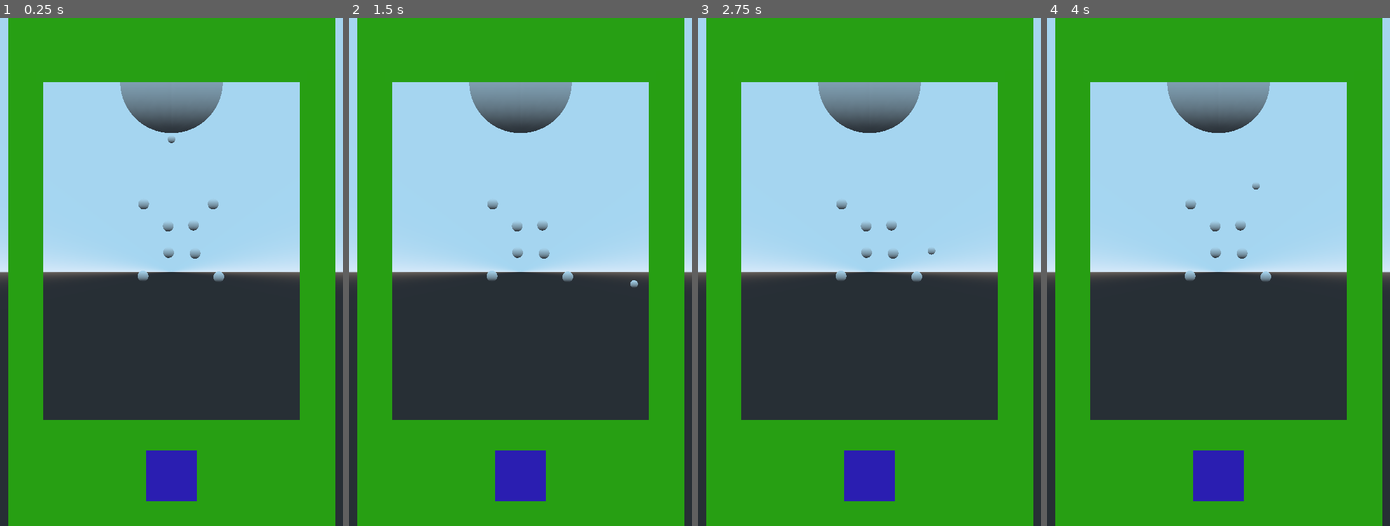
Above: before the commit, frames 1-4 (left to right).
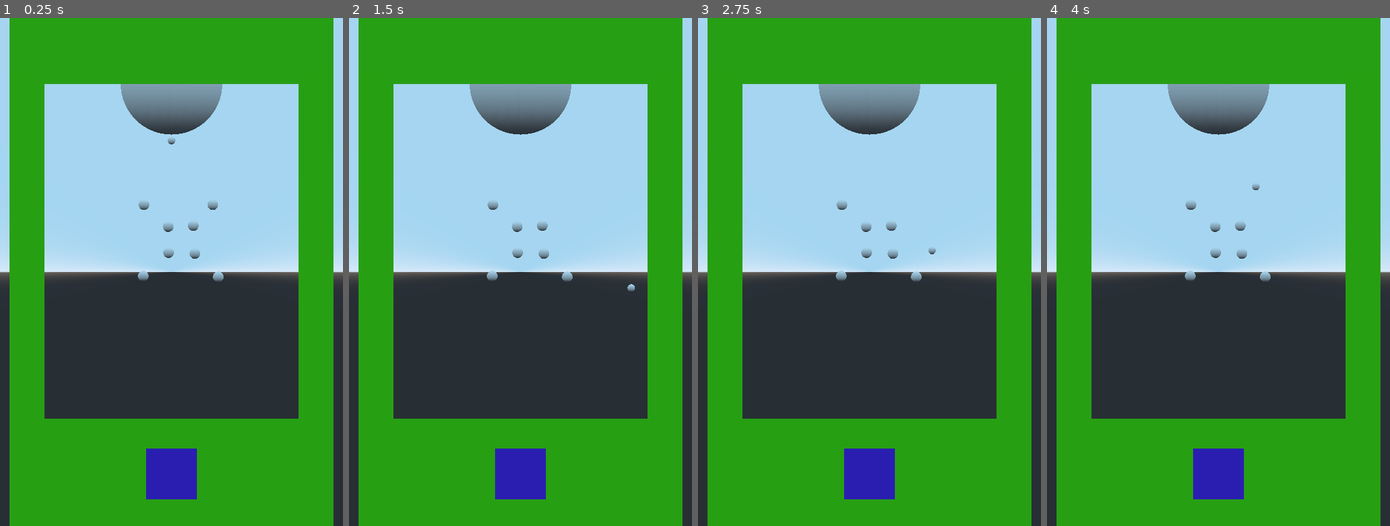
Above: after the commit, the same moments.

Repository: beothorn/librethrow
Game: Godot game, scene res://playStage/PlayStage.tscn
Two runs of this game, one before a commit and one after it. Both use one fixed random seed, a clock stepped at 60 frames per second and the inputs below.
Inputs (mouse positions are in pixels of both pictures, inside the frame that each line leads up to):
- Up to frame 1 (0.25 s): no input
- Up to frame 2 (1.5 s): tap Enter at 0.5 s; move the mouse to (595, 246) at 0.52 s; click (595, 246) at 0.67 s; move the mouse to (451, 297) at 1.27 s; click (451, 297) at 1.42 s
- Up to frame 3 (2.75 s): move the mouse to (903, 160) at 2.02 s; click (903, 160) at 2.17 s
- Up to frame 4 (4 s): move the mouse to (1201, 373) at 2.77 s; click (1201, 373) at 2.92 s; move the mouse to (1321, 348) at 3.52 s; click (1321, 348) at 3.67 s

The runs differ from the first frame. In frame 1, 2.1% of the frame differs, in the area x 2-98%, y 0-100%; in frame 2, 2.1%; in frame 3, 2.1%; in frame 4, 2.1%.

Commit message:
Shadow projection experiment

Diff:
--- /dev/null
+++ b/game/experiments/RayProjection.tscn
@@ -0,0 +1,73 @@
+[gd_scene load_steps=8 format=2]
+
+[ext_resource path="res://experiments/Sphere.gd" type="Script" id=1]
+
+[sub_resource type="SpatialMaterial" id=1]
+albedo_color = Color( 1, 0, 0, 1 )
+
+[sub_resource type="SpatialMaterial" id=2]
+albedo_color = Color( 0, 1, 0, 1 )
+
+[sub_resource type="SpatialMaterial" id=3]
+albedo_color = Color( 0, 0, 1, 1 )
+
+[sub_resource type="SpatialMaterial" id=4]
+flags_transparent = true
+albedo_color = Color( 0, 1, 0, 0.415686 )
+
+[sub_resource type="QuadMesh" id=5]
+material = SubResource( 4 )
+size = Vector2( 78.47, 78.87 )
+
+[sub_resource type="SpatialMaterial" id=6]
+albedo_color = Color( 0, 0, 0, 1 )
+
+[node name="Spatial" type="Spatial"]
+
+[node name="Camera" type="Camera" parent="."]
+transform = Transform( 0.557428, -0.158807, 0.814896, -0.0184018, 0.978931, 0.203362, -0.830022, -0.128355, 0.542761, 92.1507, 21.2227, 51.5486 )
+fov = 64.0
+far = 196.0
+
+[node name="Camera2" type="Camera" parent="."]
+transform = Transform( 1, 0, 0, 0, 1, 0, 0, 0, 1, 7.62939e-06, 3.59064, 41.2275 )
+fov = 121.4
+
+[node name="Axis" type="Spatial" parent="."]
+
+[node name="y_axis" type="CSGCylinder" parent="Axis"]
+radius = 0.2
+height = 80.0
+material = SubResource( 1 )
+
+[node name="x_axis" type="CSGCylinder" parent="Axis"]
+transform = Transform( -4.37114e-08, -1, 0, 1, -4.37114e-08, 0, 0, 0, 1, 0, 0, 0 )
+radius = 0.2
+height = 80.0
+material = SubResource( 2 )
+
+[node name="z_axis" type="CSGCylinder" parent="Axis"]
+transform = Transform( 1, 0, 0, 0, -4.37114e-08, -1, 0, 1, -4.37114e-08, 0, 0, 0 )
+radius = 0.2
+height = 80.0
+material = SubResource( 3 )
+
+[node name="x_plane" type="CSGMesh" parent="Axis"]
+mesh = SubResource( 5 )
+
+[node name="Sphere" type="CSGSphere" parent="."]
+transform = Transform( 1, 0, 0, 0, 1, 0, 0, 0, 1, -0.106237, 2.41838, 6.47206 )
+script = ExtResource( 1 )
+
+[node name="SphereProjection" type="CSGSphere" parent="Sphere"]
+transform = Transform( 1, 0, 0, 0, 1, 0, 0, 0, 1, 0, 0, -6.10901 )
+material = SubResource( 6 )
+
+[node name="Tween" type="Tween" parent="Sphere"]
+
+[node name="Center" type="Position3D" parent="Sphere"]
+
+[node name="Radius" type="Position3D" parent="Sphere"]
+transform = Transform( 1, 0, 0, 0, 1, 0, 0, 0, 1, 0, 0.994175, 0 )
+[connection signal="tween_completed" from="Sphere/Tween" to="Sphere" method="_on_Tween_tween_completed"]
+[connection signal="tween_step" from="Sphere/Tween" to="Sphere" method="_on_Tween_tween_step"]
--- /dev/null
+++ b/game/experiments/Sphere.gd
@@ -0,0 +1,55 @@
+extends CSGSphere
+
+onready var camera = get_node("/root/Spatial/Camera2")
+onready var tween = get_node("Tween")
+onready var sphereProjection = get_node("SphereProjection")
+onready var center_pos = get_node("Center")
+onready var radius_pos = get_node("Radius")
+var plane = Plane(Vector3(0,0,0), Vector3(1,0,0), Vector3(0,1,0))
+
+var plus = false
+
+func _ready():
+	_on_Tween_tween_completed(null, null)
+
+func _on_Tween_tween_completed(object, key):
+	var destination = translation
+
+	var dest_offset = 20
+
+	if plus:
+		plus = false
+		dest_offset = -20
+	else:
+		plus = true
+		dest_offset = 20
+
+	destination.x = destination.x + dest_offset
+	destination.z = destination.z + dest_offset
+	tween.interpolate_property(self, "translation", translation, destination, 1, Tween.TRANS_LINEAR, Tween.EASE_IN_OUT)
+	tween.start()
+
+
+func _on_Tween_tween_step(object, key, elapsed, value):
+	var camera_position =  camera.get_global_transform().origin
+	var sphere_position =  center_pos.get_global_transform().origin
+	var radius_sphere_position =  radius_pos.get_global_transform().origin
+
+	var ray = sphere_position - camera_position
+	ray = ray.normalized()
+
+	var ray_radius = radius_sphere_position - camera_position
+	ray_radius = ray_radius.normalized()
+
+
+	var itersection = plane.intersects_ray(camera_position, ray)
+	var itersection_radius = plane.intersects_ray(camera_position, ray_radius)
+
+	#print("""{"camera_position":\""""+str(camera_position)+"""\", "sphere_position":\""""+str(sphere_position)+"""\", "itersection":\""""+str(itersection)+"""\", "ray":\""""+str(ray)+"""\"}""")
+
+	var sphereProjectionOld =  get_global_transform()
+	if itersection:
+		sphereProjectionOld.origin = itersection
+		sphereProjection.set_global_transform(sphereProjectionOld)
+		if itersection_radius:
+			sphereProjection.radius = itersection_radius.y - itersection.y
--- a/game/playStage/PlayStage.tscn
+++ b/game/playStage/PlayStage.tscn
@@ -60,7 +60,7 @@
 [node name="Camera" type="Camera" parent="."]
 transform = Transform( 1, 0, 0, 0, 1, 0, 0, 0, 1, 0, -7.379, 15.5369 )
 projection = 1
-size = 19.8
+size = 20.0
 
 [node name="Aim" type="CSGMesh" parent="."]
 transform = Transform( 1, 0, 0, 0, 1, 0, 0, 0, 1, 0, 0.032, 0.045 )
@@ -71,34 +71,35 @@
 
 [node name="BottomWall" type="CSGMesh" parent="Walls"]
 transform = Transform( 1, 0, 0, 0, 1, 0, 0, 0, 1, 0, -18.156, 0 )
-mesh = SubResource( 5 )
+mesh = SubResource( 3 )
 
 [node name="Walls_collisions" type="StaticBody" parent="Walls"]
 
 [node name="Right" type="CollisionShape" parent="Walls/Walls_collisions"]
 transform = Transform( 1, 0, 0, 0, 1, 0, 0, 0, 1, 5.68891, -6.241, 0 )
-shape = SubResource( 6 )
+shape = SubResource( 4 )
 
 [node name="Right" type="CSGMesh" parent="Walls/Walls_collisions/Right"]
 transform = Transform( 1, 0, 0, 0, 3.87, 0, 0, 0, 1, 0, 0, 0 )
-mesh = SubResource( 12 )
+mesh = SubResource( 6 )
 
 [node name="Left" type="CollisionShape" parent="Walls/Walls_collisions"]
 transform = Transform( 1, 0, 0, 0, 1, 0, 0, 0, 1, -5.67953, -6.241, 0 )
-shape = SubResource( 6 )
+shape = SubResource( 4 )
 
 [node name="LeftWall" type="CSGMesh" parent="Walls/Walls_collisions/Left"]
 transform = Transform( 1, 0, 0, 0, 3.87, 0, 0, 0, 1, 0, 0, 0 )
-mesh = SubResource( 12 )
+mesh = SubResource( 6 )
 
 [node name="Top" type="CollisionShape" parent="Walls/Walls_collisions"]
 transform = Transform( 1, 0, 0, 0, 1, 0, 0, 0, 1, 0, 2.83894, 0 )
 shape = SubResource( 7 )
 
 [node name="TopWall" type="CSGMesh" parent="Walls/Walls_collisions/Top"]
-mesh = SubResource( 3 )
+mesh = SubResource( 9 )
 
 [node name="Stones" type="Spatial" parent="."]
+editor/display_folded = true
 script = ExtResource( 2 )
 
 [node name="Stone" type="StaticBody" parent="Stones" groups=[
Not shown: 11 places in game/playStage/PlayStage.tscn that only renumber resources
